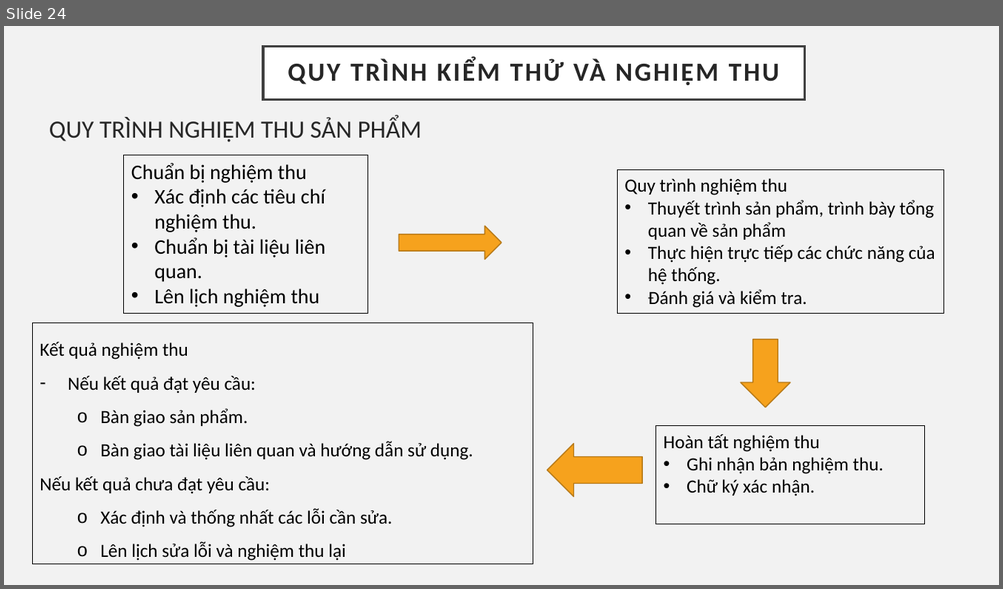
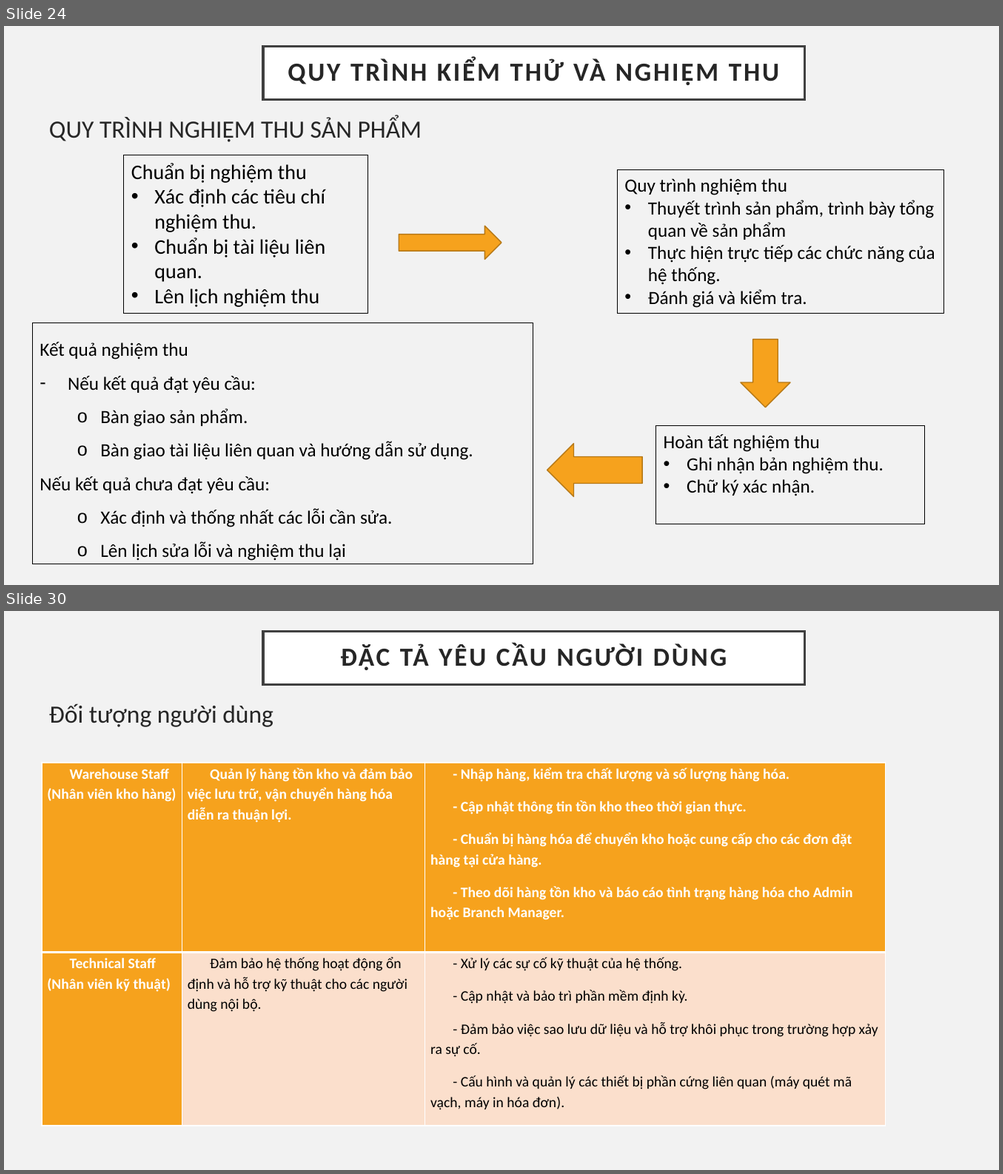
Before and after one commit to Tranngocphuc2003/BTL-CNPM, a slide deck: BTL Công nghệ phần mềm.pptx. Shown one above the other, each under a label of ours: slide 24 before the commit, slides 24 and 30 after it; the slides between them are not shown. The pictures are 1003x589 and 1003x1174 pixels, drawn with LibreOffice and Linux fonts; fonts in the diff are those of the drawing. Boxes give left, top, right and bottom in pixels: in the first picture for what was removed or moved away, otherwise in the second. Text is boxed around its words. In the diff, an @@ line names an element or a change of style, - is before the commit and + after.

```diff
--- a/BTL Công nghệ phần mềm.pptx
+++ b/BTL Công nghệ phần mềm.pptx
@@ slide 30 added at [4, 611, 999, 1170], background #F2F2F2 @@
@@ title added at [263, 631, 805, 684], fill #FFFFFF, outline #404040 2.5 pt, 25.2 pt, text #262626, bold @@
+ĐẶC TẢ YÊU CẦU NGƯỜI DÙNG
@@ text added at [49, 703, 273, 727], 24 pt, text #262626 @@
+Đối tượng người dùng
@@ table added at [42, 763, 886, 1126], 2 rows, 3 columns @@
+Warehouse Staff (Nhân viên kho hàng) | Quản lý hàng tồn kho và đảm bảo việc lưu trữ, vận chuyển hàng hóa diễn ra thuận lợi. | - Nhập hàng, kiểm tra chất lượng và số lượng hàng hóa. / - Cập nhật thông tin tồn kho theo thời gian thực. / - Chuẩn bị hàng hóa để chuyển kho hoặc cung cấp cho các đơn đặt hàng tại cửa hàng. / - Theo dõi hàng tồn kho và báo cáo tình trạng hàng hóa cho Admin hoặc Branch Manager.
+Technical Staff (Nhân viên kỹ thuật) | Đảm bảo hệ thống hoạt động ổn định và hỗ trợ kỹ thuật cho các người dùng nội bộ. | - Xử lý các sự cố kỹ thuật của hệ thống. / - Cập nhật và bảo trì phần mềm định kỳ. / - Đảm bảo việc sao lưu dữ liệu và hỗ trợ khôi phục trong trường hợp xảy ra sự cố. / - Cấu hình và quản lý các thiết bị phần cứng liên quan (máy quét mã vạch, máy in hóa đơn).
```
Also in this commit, not shown: 26 other slides added, 2 other files.
